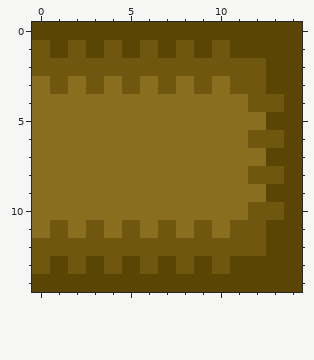
Pixel-art sprite, stored at latinGame/road/roadedgeside.png. The picture above was drawn from the file before the commit.
The file is 15x15 pixels. Colours within 5 levels of each other are drawn and written as one.
After the commit:
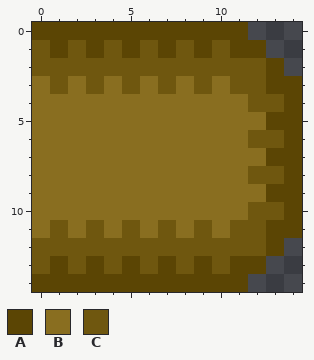
Palette (. is transparent): A #5b4504  B #896e20  C #6f570f
From old to new:
y 0: x 12..14 AAA -> ...
y 1: x 13..14 AA -> ..
y 2: x 14 A -> .
y 12: x 14 A -> .
y 13: x 13..14 AA -> ..
y 14: x 12..14 AAA -> ...
Pixel boxes of the changes (left, top, right, bottom) in both pictures:
erased: (248, 22, 302, 76)
erased: (248, 238, 302, 292)
